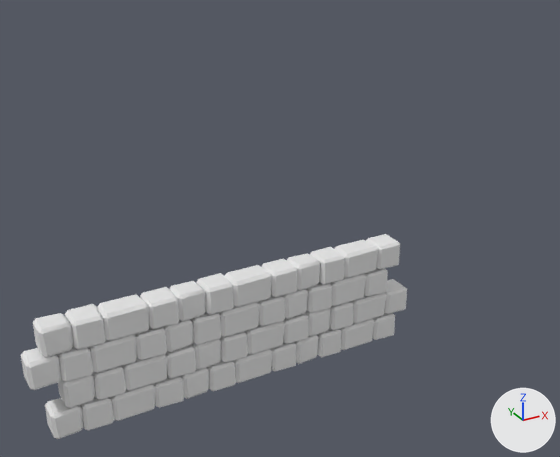
Before and after pictures for a commit that changed the Blender file Low Poly Buildings/1/low-poly-buildings.blend.
Both versions are drawn from a 50 mm camera at (-20.0, -43.1, 32.5) aimed at (8.6, 8.9, 6.4). The lights are fixed; the arrows at lower right show +X, +Y and +Z. The older version comes first. The same objects are shown in both versions, whatever each file hides.

In view in the first picture: 'tall-stone-wall'.
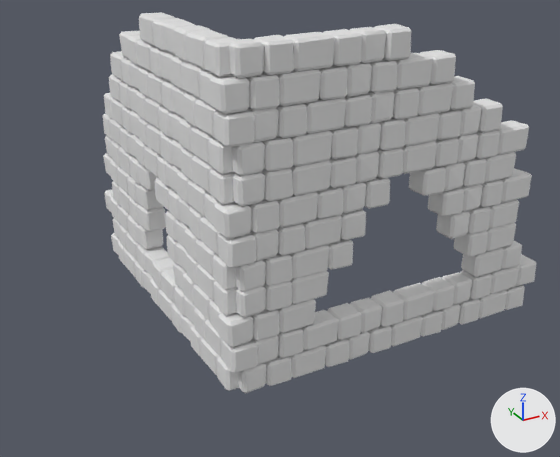
Pixel boxes (x1, y1, x2, y2) of what changed, in the pictures (560 x 457 px):
'tall-stone-wall', reshaped, moved, turned
    before: (21, 234, 407, 439)
    after: (103, 12, 536, 394)

The change in detail:
Mesh me_cube_025 is new.
It has 5304 vertices, 5746 faces and spans x -14.3..14.6, y -1.2..27.7, z -4.1..20.6.
Object 'tall-stone-wall' (ob_tall_stone_wall) now shows me_cube_025 instead of me_cube_017.
Object 'tall-stone-wall' (ob_tall_stone_wall) moves from (0.0, 0.0, 4.0) to (0.0, 12.75, 3.49).
Object 'tall-stone-wall' (ob_tall_stone_wall) turns from (0, 0, 0) to (0, 0, -90) degrees about x, y and z.
